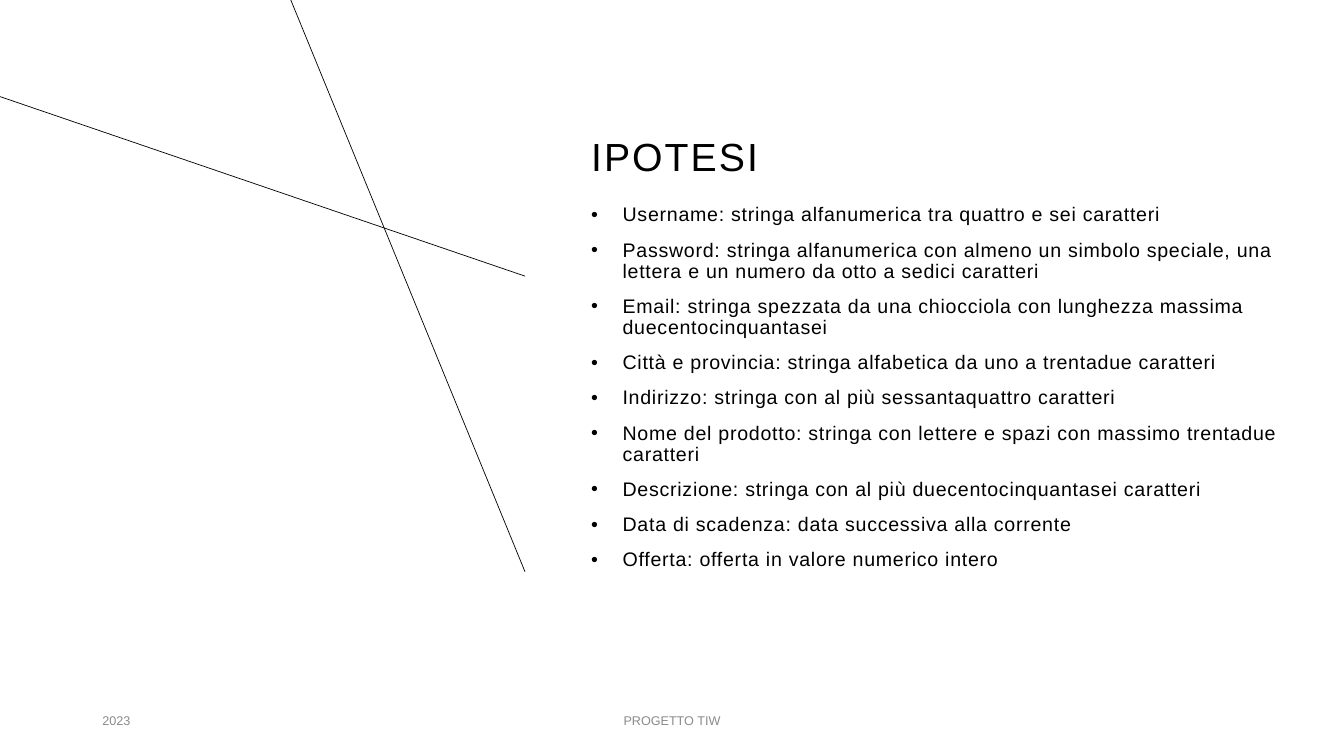
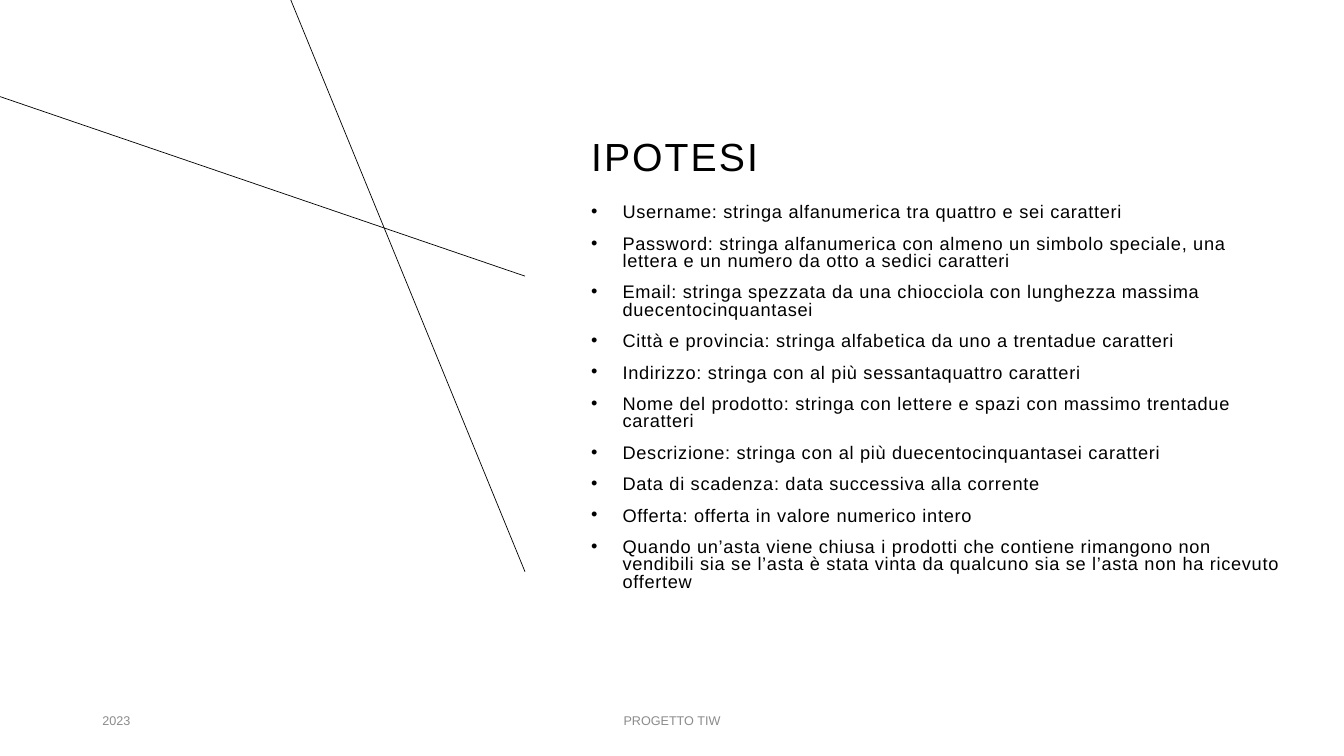
Before and after one commit to Chri060/tiw-2023-rossi-sharoubim, a slide deck: slide 8 of deliverables/Progetto TIW 2023.pptx. Drawn at 1344x756 pixels with LibreOffice and Linux fonts; fonts in the diff are those of the drawing. Boxes give left, top, right and bottom in pixels: in the first picture for what was removed or moved away, otherwise in the second. Text is boxed around its words. In the diff, an @@ line names an element or a change of style, - is before the commit and + after.

```diff
--- a/deliverables/Progetto TIW 2023.pptx
+++ b/deliverables/Progetto TIW 2023.pptx
@@ text at [623,204,1229,522]: size 14 to 12.9 pt in "Username: stringa alfanumerica tra quattro e sei ...", "Password: stringa alfanumerica con almeno un simbolo ...", "Email: stringa spezzata da una chiocciola con ...", "Città e provincia: stringa alfabetica da uno ..." and 5 more places; line spacing 0.9 to 0.8 @@
@@ text at [623,539,1278,588]: paragraph added @@
+• Quando un’asta viene chiusa i prodotti che contiene rimangono non vendibili sia se l’asta è stata vinta da qualcuno sia se l’asta non ha ricevuto offertew
```
Also in this commit, not shown: 3 other slides changed, 1 slide removed, 1 other file.
